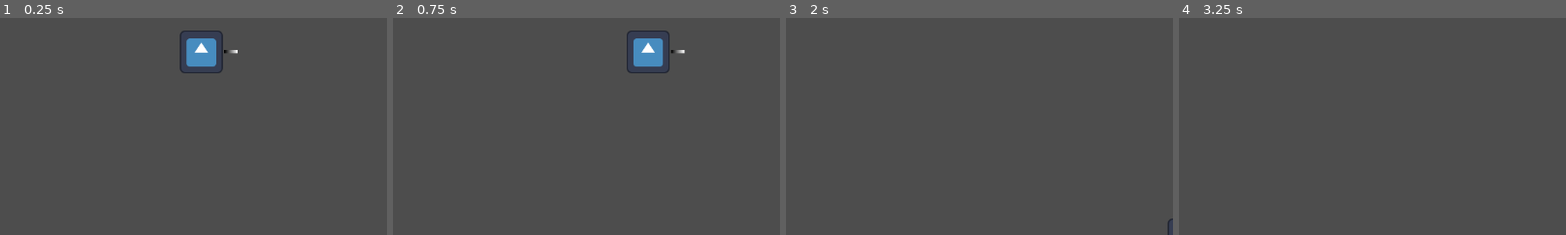
Above: before the commit, frames 1-4 (left to right).
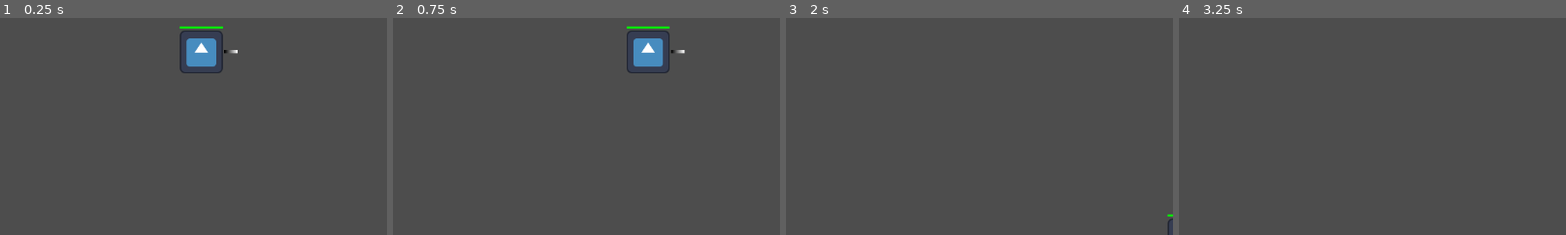
Above: after the commit, the same moments.

Repository: specialOne16/Godot-Wild-Jam-87
Game: Godot game, scene res://world/world.tscn
Same seed, same stepped clock (60 frames per second), same inputs: the game is played once before the commit and once after it. The engine's default icon, where the game draws it, is replaced by a stand-in: a white triangle on a blue panel in a dark square.
Inputs (mouse positions are % of the whole screen's width and height, from its top left):
- Up to frame 1 (0.25 s): no input
- Up to frame 2 (0.75 s): move the mouse to (72, 45) at 0.52 s; hold Right (right) from 0.53 s (still down); tap Space (attack) at 0.6 s
- Up to frame 3 (2 s): move the mouse to (30, 55) at 1.27 s; release Right (right) at 1.28 s; hold Down (down) from 1.28 s (still down); tap Space (attack) at 1.35 s
- Up to frame 4 (3.25 s): move the mouse to (60, 28) at 2.02 s; release Down (down) at 2.03 s; hold Right (right) 2.03-2.78 s; tap Q (build_wall) at 2.1 s; tap Space (attack) at 2.3, 3.05 s; move the mouse to (45, 70) at 2.77 s; hold Up (up) from 2.78 s (still down); click (45, 70) at 2.85 s
The pictures show only the part of the screen within x 50-100%, y 35-85%; the shares and areas given below are measured in that part.

The runs differ from the first frame. In frame 1, 0.2% of the frame differs, in the area x 46-58%, y 3-5%; in frame 2, 0.1%; in frame 3, less than 0.1%; in frame 4, nothing differs.

Commit message:
Zombie damage

Diff:
--- /dev/null
+++ b/entities/enemies/ZombieData.tres
@@ -0,0 +1,7 @@
+[gd_resource type="Resource" script_class="ZombieData" load_steps=2 format=3 uid="uid://dd6b64bybbe8m"]
+
+[ext_resource type="Script" uid="uid://da4kgm6q1v4hi" path="res://entities/enemies/zombie1.gd" id="1_f8rdj"]
+
+[resource]
+script = ExtResource("1_f8rdj")
+metadata/_custom_type_script = "uid://da4kgm6q1v4hi"
--- a/entities/enemies/base/base_enemy.gd
+++ b/entities/enemies/base/base_enemy.gd
@@ -1,25 +1,46 @@
 extends RigidBody2D
 class_name BaseEnemy
+
 
 @export var enemy_health: float = 100;
 @export var player: Player
 
+@onready var hp_bar: TextureProgressBar = %enemyHpBar
+@onready var zombie_damage_timer: Timer = %ZombieDamageTimer
+@onready var zombie_range: Area2D = %ZombieRange
+
+var zombie_data := ResourceManager.zombie_data_rm
+var player_data := ResourceManager.player_data_rm
 var move_speed: float = 100
-@onready var hp_bar: TextureProgressBar = %enemyHpBar
 
 func _ready() -> void:
 	hp_bar.value = enemy_health
+	zombie_range.connect("body_entered", player_check)
+	zombie_damage_timer.connect("timeout", player_damage)
+	zombie_range.connect("body_exited", stop_damage_timer)
+
+func player_check(body: Node2D) -> void:
+	if body is Player:
+		zombie_damage_timer.start()
+
+func stop_damage_timer(body: Node2D) -> void:
+	if body is Player:
+		zombie_damage_timer.stop()
+
+func player_damage() -> void:
+	player_data.player_health -= zombie_data.zombie_damage
+	print(player_data.player_health)
 
 func _process(delta: float) -> void:
 	# TODO : when day arrives need to either stop zombies attacking player.
 	if player:
 		global_position += global_position.direction_to(player.global_position) * move_speed * delta;
-		## for debugging
-		#global_position = get_global_mouse_position()
 		look_at(player.global_position)
 
 func damaged(damage: float) -> void:
 	enemy_health -= damage;
 	hp_bar.value = enemy_health
+
 	if enemy_health <= 0:
 		queue_free()
+		ResourceManager.enemy_list.erase(self)
--- a/entities/enemies/base/base_enemy.tscn
+++ b/entities/enemies/base/base_enemy.tscn
@@ -1,10 +1,13 @@
-[gd_scene load_steps=6 format=3 uid="uid://devxha63j6w0k"]
+[gd_scene load_steps=7 format=3 uid="uid://devxha63j6w0k"]
 
 [ext_resource type="Script" uid="uid://pfa3i7hrkhc" path="res://entities/enemies/base/base_enemy.gd" id="1_8xa7x"]
 [ext_resource type="Texture2D" uid="uid://dwcew2co30q1l" path="res://icon.svg" id="2_6pcee"]
 
 [sub_resource type="RectangleShape2D" id="RectangleShape2D_stjds"]
 size = Vector2(128, 128)
+
+[sub_resource type="CircleShape2D" id="CircleShape2D_6pcee"]
+radius = 42.047592
 
 [sub_resource type="Gradient" id="Gradient_6pcee"]
 offsets = PackedFloat32Array(0.007142857)
@@ -30,6 +33,13 @@
 scale = Vector2(0.5, 0.5)
 shape = SubResource("RectangleShape2D_stjds")
 
+[node name="ZombieRange" type="Area2D" parent="."]
+unique_name_in_owner = true
+
+[node name="ZombieAttackArea" type="CollisionShape2D" parent="ZombieRange"]
+unique_name_in_owner = true
+shape = SubResource("CircleShape2D_6pcee")
+
 [node name="Control" type="Control" parent="."]
 layout_mode = 3
 offset_left = -32.0
@@ -46,3 +56,6 @@
 grow_horizontal = 2
 grow_vertical = 2
 texture_progress = SubResource("GradientTexture2D_stjds")
+
+[node name="ZombieDamageTimer" type="Timer" parent="."]
+unique_name_in_owner = true
--- /dev/null
+++ b/entities/enemies/zombie1.gd
@@ -0,0 +1,5 @@
+extends Resource
+class_name ZombieData
+
+@export var zombie_health: float = 100.00
+@export var zombie_damage: float = 40
--- /dev/null
+++ b/entities/player/PlayerData.tres
@@ -0,0 +1,8 @@
+[gd_resource type="Resource" script_class="PlayerData" load_steps=2 format=3 uid="uid://b6otg17jy1a75"]
+
+[ext_resource type="Script" uid="uid://ddli6qlkg6s88" path="res://entities/player/playerData.gd" id="1_arklo"]
+
+[resource]
+script = ExtResource("1_arklo")
+weapon_damage = 10.0
+metadata/_custom_type_script = "uid://ddli6qlkg6s88"
--- a/entities/player/bullet.gd
+++ b/entities/player/bullet.gd
@@ -1,9 +1,12 @@
 extends Area2D
+class_name Bullet
 
 @onready var bullet_alive: Timer = %bullet_alive
 
 @export var speed := 800
+
 var direction := Vector2.ZERO
+var player_data := ResourceManager.player_data_rm
 
 func _ready():
 	bullet_start()
@@ -22,5 +25,5 @@
 
 func _on_body_entered(body: Node2D) -> void:
 	if body.has_method("damaged"):
-		body.damaged(ResourceManager.player_weapon_damage)
+		body.damaged(player_data.weapon_damage)
 		queue_free()
--- a/entities/player/bullet.tscn
+++ b/entities/player/bullet.tscn
@@ -10,7 +10,6 @@
 collision_layer = 16
 collision_mask = 2
 script = ExtResource("1_2qgwa")
-speed = 250
 
 [node name="Sprite2D" type="Sprite2D" parent="."]
 scale = Vector2(0.1, 0.1)
@@ -21,3 +20,4 @@
 
 [node name="bullet_alive" type="Timer" parent="."]
 unique_name_in_owner = true
+wait_time = 10.0
--- a/entities/player/player.gd
+++ b/entities/player/player.gd
@@ -2,45 +2,64 @@
 class_name Player
 
 @export var speed = 400
+
 @onready var bullet_spawn: Marker2D = %bulletspawn
 @onready var zombie_attack: Attack = %ZombieAttack
 @onready var bullet_interval: Timer = %bulletInterval
 @onready var gun: Sprite2D = %gun
+@onready var player_hp_bar: TextureProgressBar = %PlayerHPBar
 
-@export var bulletScene : PackedScene = preload("res://entities/player/bullet.tscn")
+var bulletScene : PackedScene = preload("uid://c0xqahtmvo8kf")
+var player_data := ResourceManager.player_data_rm
 
 var is_enemy_inside : bool = false
 var enemy_direction : Vector2
 var enemy_rotation: float
 var enemy_body : Node2D
+var enemies : Array = ResourceManager.enemy_list
 
 func _ready() -> void:
 	connect_signals()
+
+func _process(_delta: float) -> void:
+	player_hp_bar.value = player_data.player_health
+	if player_data.player_health <= 0:
+		queue_free()
+
+	if enemies.is_empty() == false:
+		enemy_body = get_nearest_enemy()
+
+	if enemies.is_empty():
+		is_enemy_inside = false
+		bullet_interval.stop()
+
+	if is_enemy_inside == true:
+		enemy_direction = (enemy_body.global_position - gun.global_position).normalized()
+		gun.look_at(enemy_body.global_position)
 
 func connect_signals() -> void:
 	zombie_attack.zombie_entered.connect(enemy_inside)
 	zombie_attack.zombie_left.connect(enemy_outside)
 	bullet_interval.timeout.connect(fire_bullet)
 
+
 func enemy_inside(body: Node2D) -> void:
+	enemies.append(body)
 	is_enemy_inside = true
 	bullet_interval.start()
-	enemy_body = body
 
-func enemy_outside(_body: Node2D) -> void:
-	is_enemy_inside = false
-	bullet_interval.stop()
+func enemy_outside(body: Node2D) -> void:
+	enemies.erase(body)
 
 func get_input():
 	var input_direction = Input.get_vector("left", "right", "up", "down")
 	velocity = input_direction * speed
 
+
+
 func _physics_process(_delta):
 	get_input()
 	move_and_slide()
-	if is_enemy_inside == true:
-		enemy_direction = (enemy_body.global_position - gun.global_position).normalized()
-		gun.look_at(enemy_body.global_position)
 
 func fire_bullet() -> void:
 	var bullet := bulletScene.instantiate()
@@ -48,3 +67,21 @@
 	bullet.direction = enemy_direction.normalized()
 	bullet.global_position = bullet_spawn.global_position
 	get_tree().current_scene.call_deferred("add_child",bullet)
+
+func get_nearest_enemy():
+	if enemies.is_empty():
+		return null
+
+	var nearest: Node2D = null
+	var nearest_dist := INF
+
+	for enemy in enemies:
+		if !is_instance_valid(enemy):
+			continue   # skip deleted enemies
+
+		var dist := global_position.distance_to(enemy.global_position)
+		if dist < nearest_dist:
+			nearest_dist = dist
+			nearest = enemy
+
+	return nearest
--- a/entities/player/player.tscn
+++ b/entities/player/player.tscn
@@ -13,6 +13,14 @@
 gradient = SubResource("Gradient_sglur")
 width = 20
 height = 5
+
+[sub_resource type="Gradient" id="Gradient_bls4j"]
+offsets = PackedFloat32Array(0.43571427)
+colors = PackedColorArray(0, 1, 0, 1)
+
+[sub_resource type="GradientTexture2D" id="GradientTexture2D_fkugw"]
+gradient = SubResource("Gradient_bls4j")
+height = 3
 
 [node name="Player" type="CharacterBody2D"]
 collision_mask = 14
@@ -31,12 +39,13 @@
 
 [node name="ZombieAttack" parent="." instance=ExtResource("3_sglur")]
 unique_name_in_owner = true
-scale = Vector2(20, 20)
+scale = Vector2(50, 50)
 collision_layer = 2
 collision_mask = 6
 
 [node name="bulletInterval" type="Timer" parent="."]
 unique_name_in_owner = true
+wait_time = 0.5
 
 [node name="gun" type="Sprite2D" parent="."]
 unique_name_in_owner = true
@@ -47,5 +56,22 @@
 unique_name_in_owner = true
 position = Vector2(54, 0)
 
+[node name="Control" type="Control" parent="."]
+layout_mode = 3
+offset_left = -32.0
+offset_top = -38.0
+offset_right = 32.0
+offset_bottom = -34.0
+
+[node name="PlayerHPBar" type="TextureProgressBar" parent="Control"]
+unique_name_in_owner = true
+layout_mode = 1
+anchors_preset = 15
+anchor_right = 1.0
+anchor_bottom = 1.0
+grow_horizontal = 2
+grow_vertical = 2
+texture_progress = SubResource("GradientTexture2D_fkugw")
+
 [connection signal="body_entered" from="ZombieAttack" to="ZombieAttack" method="_on_body_entered"]
 [connection signal="body_exited" from="ZombieAttack" to="ZombieAttack" method="_on_body_exited"]
--- /dev/null
+++ b/entities/player/playerData.gd
@@ -0,0 +1,5 @@
+extends Resource
+class_name PlayerData
+
+@export var player_health: float = 100.00
+@export var weapon_damage: float = 40
--- a/globals/resource_manager.gd
+++ b/globals/resource_manager.gd
@@ -3,7 +3,11 @@
 signal wood_changed(new_value: int)
 
 var current_wood: int = 0
-var player_weapon_damage: float = 10
+var player_data_rm : PlayerData = preload("uid://b6otg17jy1a75") as PlayerData
+var zombie_data_rm : ZombieData = preload("uid://dd6b64bybbe8m") as ZombieData
+
+
+var enemy_list: Array
 
 func gain_wood(amount: int = 1):
 	current_wood += amount
--- a/world/_test_scenes/test_shoot.tscn
+++ b/world/_test_scenes/test_shoot.tscn
@@ -7,6 +7,7 @@
 [node name="TestShoot" type="Node2D"]
 
 [node name="Player" parent="." instance=ExtResource("2_844po")]
+unique_name_in_owner = true
 position = Vector2(815, 314)
 
 [node name="CanvasLayer" type="CanvasLayer" parent="."]
@@ -15,7 +16,7 @@
 [node name="DayNightCycle" parent="CanvasLayer" instance=ExtResource("3_4y3cs")]
 morning_timer_time = 1.0
 dusk_timer_time = 1.0
+night_timer_time = 50.0
 
 [node name="EnemySpawner" parent="." node_paths=PackedStringArray("player") instance=ExtResource("2_df015")]
-position = Vector2(63, 341)
 player = NodePath("../Player")
--- a/world/enemy_spawner/enemy_spawner.gd
+++ b/world/enemy_spawner/enemy_spawner.gd
@@ -6,15 +6,17 @@
 const BASE_ENEMY = preload("uid://devxha63j6w0k")
 
 @export var player: Player
-@onready var spawn_timer: Timer = $SpawnTimer
+@onready var enemy_spawn_timer: Timer = %EnemySpawnTimer
+@onready var player_tree : Player = %Player
 
 
 func _ready() -> void:
-	spawn_timer.start()
-	spawn_timer.timeout.connect(spawn_enemy)
+	enemy_spawn_timer.start()
+	enemy_spawn_timer.timeout.connect(spawn_enemy)
 
 func spawn_enemy():
-	if event_bus.enemy_spawner == true:
+	# Always check valid instance if you want to check object in tree or not after freeing that object
+	if event_bus.enemy_spawner == true and is_instance_valid(player_tree) and player_tree.is_inside_tree():
 		var enemy: BaseEnemy = BASE_ENEMY.instantiate()
 		enemy.move_speed = spawned_move_speed
 		enemy.player = player
--- a/world/enemy_spawner/enemy_spawner.tscn
+++ b/world/enemy_spawner/enemy_spawner.tscn
@@ -5,5 +5,6 @@
 [node name="EnemySpawner" type="Node2D"]
 script = ExtResource("1_x1uts")
 
-[node name="SpawnTimer" type="Timer" parent="."]
-wait_time = 2.0
+[node name="EnemySpawnTimer" type="Timer" parent="."]
+unique_name_in_owner = true
+wait_time = 6.9510000000000005
Not shown, added: entities/enemies/zombie1.gd.uid
Not shown: 1 places in entities/player/player.tscn that only renumber resources
Not shown, added: entities/player/playerData.gd.uid
